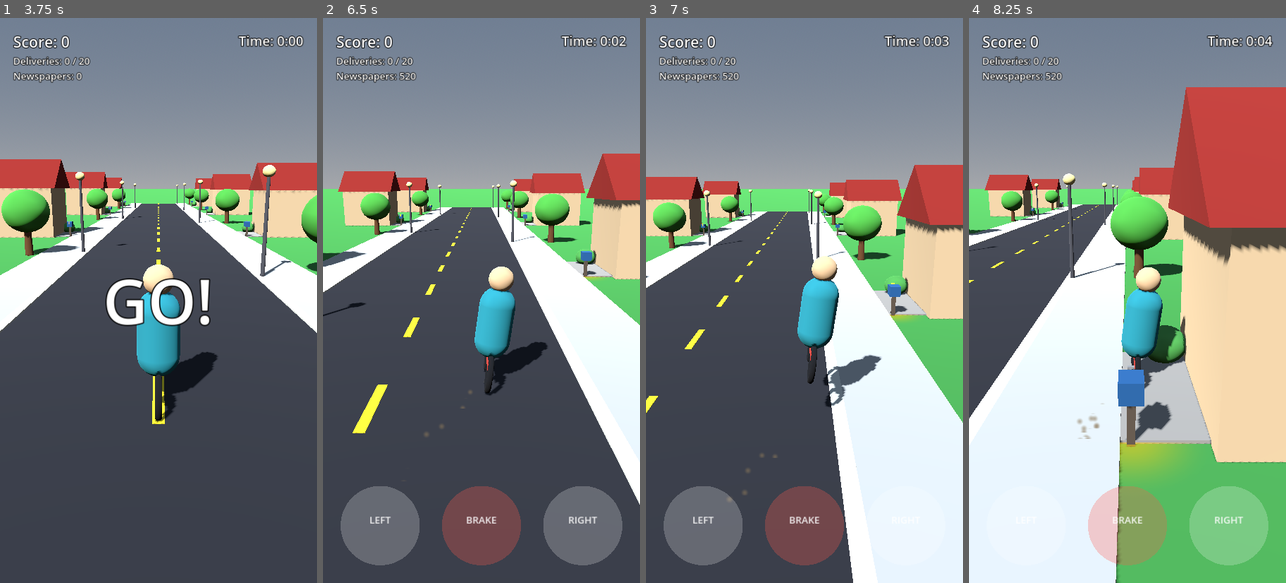
Above: before the commit, frames 1-4 (left to right).
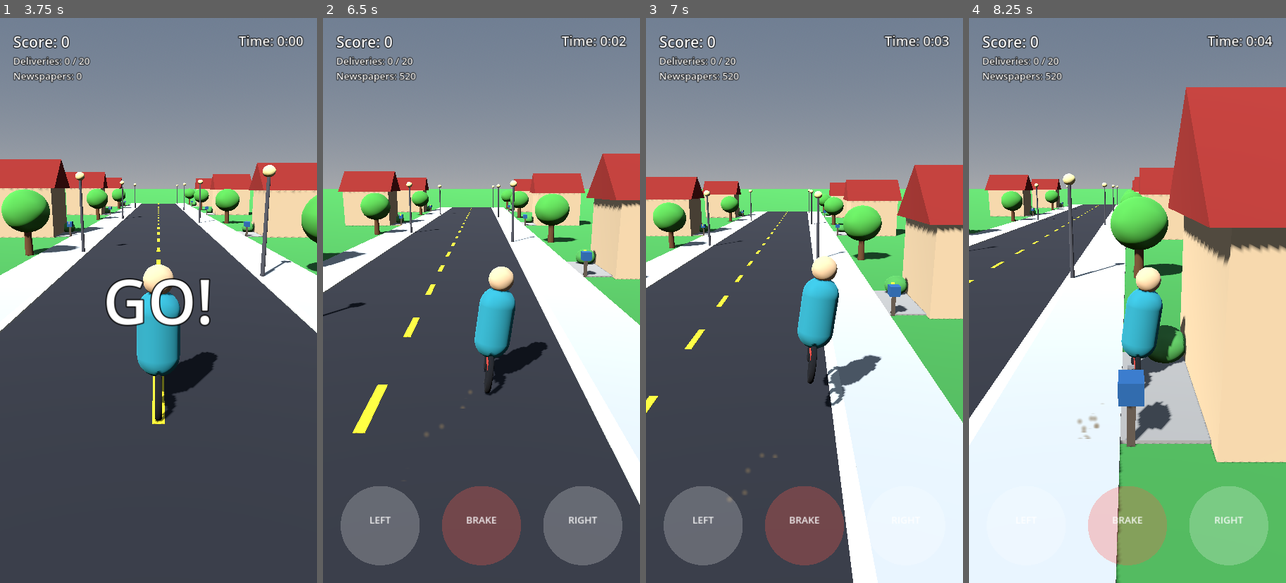
Above: after the commit, the same moments.

Repository: mujeebminhas88-lab/retro-route
Game: Godot game, scene res://scenes/world/Playground.tscn
The game is run twice, just before and just after one commit, with the same random seed, the same clock (stepped at 60 frames per second) and the same inputs.
Inputs (mouse positions are in pixels of both pictures, inside the frame that each line leads up to):
- Up to frame 1 (3.75 s): click "START ROUTE" at 0.5 s; tap Enter at 1.25 s; move the mouse to (142, 413) at 1.27 s; hold D (move_right) 1.28-2.78 s; click (142, 413) at 1.42 s; tap Space (jump) at 1.52, 2.27 s; move the mouse to (253, 385) at 2.02 s; move the mouse to (63, 215) at 2.77 s; hold A (move_left) from 2.78 s (still down); move the mouse to (174, 300) at 3.52 s; click (174, 300) at 3.67 s
- Up to frame 2 (6.5 s): tap Space (jump) at 3.77, 4.52, 5.27 s; move the mouse to (433, 159) at 4.27 s; release A (move_left) at 4.28 s; hold S (move_back) 4.28-5.03 s; move the mouse to (551, 272) at 5.02 s; hold D (move_right) from 5.03 s (still down); move the mouse to (418, 328) at 5.77 s; click (418, 328) at 5.92 s
- Up to frame 3 (7 s): keep holding D (move_right); move the mouse to (836, 176) at 6.52 s; tap Space (jump) at 6.77 s
- Up to frame 4 (8.25 s): keep holding D (move_right); move the mouse to (1111, 413) at 7.27 s; tap Space (jump) at 7.52 s; move the mouse to (1222, 385) at 8.02 s; click (1222, 385) at 8.17 s

Frame 1 is identical in both runs. In frame 2, less than 0.1% of the frame differs, in the area x 22-89%, y 34-47%; in frame 3, less than 0.1%; in frame 4, 1.1%, in the area x 47-69%, y 61-82%.

Commit message:
Milestone 10.1: Mobile Stability & Delivery Reliability
Stabilization pass responding to a real-device playtest report that
Milestone 10 ran glitchy, with mailboxes appearing too close together,
rapid swipes failing to register, and throws sometimes producing no
delivery. No new gameplay -- audits the actual implementation for root
causes and fixes them.

- road_streamer.gd: stop registering mailboxes on the blocks_behind
  visual-continuity blocks and the start-line block itself, which used
  to activate-then-instantly-skip within the first frames of every run
  (a visible flicker) and left the first real mailbox only ~1.6m ahead
  of spawn. Add mailbox_spacing_blocks (default 2) for gameplay-paced
  delivery opportunities instead of one on every block.
- route_manager.gd / thrower.gd: fix a race where a correctly-thrown
  newspaper still mid-flight could get its target skip-deactivated by
  mailbox_skip_margin before landing, silently downgrading a valid hit
  to a miss. notify_hit_committed()/_pending_hit_count pauses the skip
  check while a hit is still resolving.
- swipe_throw_gesture.gd: track every concurrent touch pointer (was a
  single int, silently dropping a second finger's whole gesture if it
  overlapped the first's release) plus a lightweight reject-flash so a
  gesture that misses the threshold doesn't read as nothing happening.
- hud.gd / route_manager.gd: delivery_missed had zero listeners
  anywhere in the codebase -- a miss was completely silent. HUD now
  flashes distinct hit/miss feedback.
- Mailbox.tscn: move DeliveryPoint inside the mailbox's collision box
  instead of just outside it, so a hit reads as landing in the box.

Performance was investigated rather than assumed: browser-side frame
timing was swamped by the sandbox's software-WebGL fallback, so
measurement moved in-engine (node count confirmed bounded, flattens
after initial stream fill) and finally to a native headless timing of
block instantiation itself (mean 0.70ms, p95 0.83ms) -- not a supported
root cause, so no block-pooling change was made.

16/16 new headless assertions plus real Web-export Playwright/CDP
testing (full keyboard route, hit/miss feedback confirmed live,
Play Again, overlapping two-finger touch swipes).

Per review instructions: stabilization only, not merged to main, not
deployed to production.

Diff:
--- a/game/scenes/world/Mailbox.tscn
+++ b/game/scenes/world/Mailbox.tscn
@@ -90,7 +90,7 @@
 mesh = SubResource("BoxMesh_x306m")
 
 [node name="DeliveryPoint" type="Marker3D" parent="."]
-transform = Transform3D(1, 0, 0, 0, 1, 0, 0, 0, 1, 0, 0.85, -0.22)
+transform = Transform3D(1, 0, 0, 0, 1, 0, 0, 0, 1, 0, 0.85, -0.09)
 
 [node name="TargetRing" type="MeshInstance3D" parent="."]
 transform = Transform3D(1, 0, 0, 0, -4.37114e-08, 1, 0, -1, -4.37114e-08, 0, 0.03, 0)
--- a/game/scripts/gameplay/road_streamer.gd
+++ b/game/scripts/gameplay/road_streamer.gd
@@ -11,20 +11,45 @@
 ## Each block is expected to expose unique-named `%LeftMailbox` and
 ## `%RightMailbox` nodes (both real Mailbox instances, kept for visual
 ## consistency even when not the one currently deliverable). This
-## streamer decides, per block, which single side actually gets
-## registered with RouteManager as a deliverable target this pass,
-## alternating so both sides get fair, roughly even use.
+## streamer decides which blocks actually get a mailbox registered with
+## RouteManager as a deliverable target, alternating sides so both get
+## fair, roughly even use.
 ##
 ## Blocks are indexed along the player's forward travel distance
 ## (always -Z; see player.gd) rather than raw world Z, so the math here
 ## doesn't need to know or care which way "forward" happens to be.
-
+##
+## Milestone 10.1: only every `mailbox_spacing_blocks`'th block ahead of
+## the start line gets a registered (deliverable) mailbox -- registering
+## one on *every* block gave no gap between delivery opportunities, and
+## worse, the `blocks_behind` blocks pre-spawned for visual continuity
+## behind the player's spawn point were being queued too, so the first
+## two "deliveries" of every run activated and were instantly
+## auto-skipped (RouteManager's mailbox_skip_margin) within the first
+## couple of frames -- a visible flag-color flicker for zero player
+## opportunity, immediately followed by a real first mailbox only ~1.6m
+## ahead of the spawn line (near-zero reaction time). Requiring
+## `index > 0` removes every behind-spawn and start-line block from
+## consideration entirely, and the spacing multiple pushes the first
+## real target out to a full reaction-time distance.
 @export var block_scene: PackedScene
 @export var block_length: float = 24.0
 @export var blocks_ahead: int = 4
 @export var blocks_behind: int = 2
 @export var route_manager_path: NodePath
 @export var player_path: NodePath
+
+## Gameplay-based pacing, not an arbitrary number: at the bike's cruise
+## speed (6.5 m/s, see player.gd's auto_cruise_speed) two blocks is
+## 48m / ~7.4s between delivery opportunities -- enough time to see the
+## mailbox appear, read which side it's on, drift the bike into
+## position, throw, and watch the result resolve (newspaper flight_duration
+## 0.5s + hit_z_tolerance's ~5m/0.8s window) before the next one is even
+## visible. Braking only ever slows the bike below cruise speed, so this
+## spacing is the worst case, never a tighter one. 1 = a mailbox on every
+## block (Milestone 10's original crowded pacing); raise for a more
+## relaxed route.
+@export var mailbox_spacing_blocks: int = 2
 
 @onready var _route_manager: RouteManager = get_node_or_null(route_manager_path)
 @onready var _player: Node3D = get_node_or_null(player_path)
@@ -97,10 +122,16 @@
 	block.position = Vector3(0.0, 0.0, -float(index) * block_length)
 	_active_blocks.append(block)
 
-	var mailbox: Node = block.get_node_or_null("%LeftMailbox" if _next_side_is_left else "%RightMailbox")
-	_next_side_is_left = not _next_side_is_left
-	if mailbox and _route_manager:
-		_route_manager.register_mailbox(mailbox)
+	# index > 0 excludes both the blocks_behind visual-continuity blocks
+	# (index < 0) and the start-line block itself (index 0, only ~1.6m
+	# ahead of spawn -- no meaningful reaction time) from ever becoming a
+	# delivery target; the spacing multiple then paces every target after
+	# that at a full reaction-time distance apart.
+	if index > 0 and index % mailbox_spacing_blocks == 0:
+		var mailbox: Node = block.get_node_or_null("%LeftMailbox" if _next_side_is_left else "%RightMailbox")
+		_next_side_is_left = not _next_side_is_left
+		if mailbox and _route_manager:
+			_route_manager.register_mailbox(mailbox)
 
 
 func _reset() -> void:
--- a/game/scripts/gameplay/route_manager.gd
+++ b/game/scripts/gameplay/route_manager.gd
@@ -56,6 +56,19 @@
 
 var _active_mailbox: Node3D = null
 var _pending_mailboxes: Array[Node3D] = []
+## Counts hit-labeled newspapers that are still mid-flight (Thrower
+## decides hit/miss the instant a throw is released, but the newspaper
+## takes flight_duration to actually land). Without this, a correctly
+## thrown newspaper could still lose its delivery: if the player kept
+## riding during that ~0.5s flight and crossed mailbox_skip_margin before
+## the newspaper landed, _check_skip_passed_mailbox() would already have
+## deactivated the target and moved on, so the eventual delivered signal
+## would arrive for a mailbox that's no longer _active_mailbox and get
+## treated as a stale miss -- a genuinely correct, well-timed throw
+## silently failing. Pausing the skip check while any hit is still
+## resolving closes that window; the stall risk is bounded by a single
+## newspaper's flight_duration, negligible next to mailbox_skip_margin.
+var _pending_hit_count: int = 0
 var _deliveries_completed: int = 0
 var _throws_made: int = 0
 var _hits_made: int = 0
@@ -118,6 +131,14 @@
 	return _active_mailbox if state == State.ACTIVE else null
 
 
+## Called by Thrower the instant it commits to a hit (before the
+## newspaper has actually landed) so the skip-margin safety net can't
+## pull the target out from under an already-correct throw. See
+## _pending_hit_count's doc comment.
+func notify_hit_committed() -> void:
+	_pending_hit_count += 1
+
+
 ## Called by RoadStreamer (or any future mailbox spawner) as each new
 ## mailbox is placed into the world. Queued in arrival order; if there's
 ## no currently active mailbox, this one (or the front of the queue)
@@ -150,6 +171,7 @@
 	_route_time = 0.0
 	_newspapers_remaining = delivery_target + bundle_padding
 	_active_mailbox = null
+	_pending_hit_count = 0
 
 	state_changed.emit(state)
 	score_changed.emit(score)
@@ -173,6 +195,8 @@
 func _check_skip_passed_mailbox() -> void:
 	if not _active_mailbox or not _player:
 		return
+	if _pending_hit_count > 0:
+		return
 	if _player.global_position.z < _active_mailbox.global_position.z - mailbox_skip_margin:
 		_active_mailbox.set_active(false)
 		_active_mailbox = null
@@ -180,6 +204,8 @@
 
 
 func _on_delivered(mailbox: Node3D) -> void:
+	_pending_hit_count = maxi(_pending_hit_count - 1, 0)
+
 	if mailbox != _active_mailbox:
 		# A second throw was already in flight toward this mailbox when
 		# the first one landed and delivered it (rapid-fire throwing at
--- a/game/scripts/gameplay/thrower.gd
+++ b/game/scripts/gameplay/thrower.gd
@@ -56,6 +56,7 @@
 		hit = same_side and within_range
 		if hit:
 			end = target_mailbox.get_delivery_point() if target_mailbox.has_method("get_delivery_point") else target_mailbox.global_position
+			_route_manager.notify_hit_committed()
 
 	var newspaper: Newspaper = NEWSPAPER_SCENE.instantiate()
 	_player.get_parent().add_child(newspaper)
--- a/game/scripts/ui/hud.gd
+++ b/game/scripts/ui/hud.gd
@@ -2,9 +2,14 @@
 extends CanvasLayer
 
 ## In-route HUD: score, deliveries completed, newspapers remaining, the
-## route timer, and a brief "Delivery Complete!" flash. Purely
-## reactive — it only listens to RouteManager's signals and never
-## drives gameplay itself.
+## route timer, and a brief hit/miss flash. Purely reactive — it only
+## listens to RouteManager's signals and never drives gameplay itself.
+##
+## Milestone 10.1: added the miss reaction. Previously RouteManager's
+## delivery_missed signal had no listeners anywhere -- a miss was
+## silent, so a player couldn't tell a genuine miss from an input that
+## just didn't register at all. Hit and miss now share one flash
+## routine with different text/color so both are always legible.
 
 @export var route_manager_path: NodePath
 
@@ -14,6 +19,12 @@
 @export var celebration_settle_duration: float = 0.1
 @export var celebration_hold_duration: float = 0.6
 @export var celebration_fade_duration: float = 0.4
+
+@export_group("Miss Feedback")
+@export var miss_text: String = "Missed!"
+@export var miss_color: Color = Color(0.85, 0.85, 0.9, 1.0)
+@export var hit_text: String = "Delivered!"
+@export var hit_color: Color = Color(1, 0.85, 0.2, 1)
 
 @onready var score_label: Label = $ScoreLabel
 @onready var deliveries_label: Label = $DeliveriesLabel
@@ -34,6 +45,7 @@
 		_route_manager.newspapers_changed.connect(_on_newspapers_changed)
 		_route_manager.time_changed.connect(_on_time_changed)
 		_route_manager.delivery_succeeded.connect(_on_delivery_succeeded)
+		_route_manager.delivery_missed.connect(_on_delivery_missed)
 		_on_score_changed(_route_manager.score)
 
 
@@ -55,9 +67,19 @@
 
 
 func _on_delivery_succeeded(_mailbox: Node3D) -> void:
+	_flash_feedback(hit_text, hit_color)
+
+
+func _on_delivery_missed() -> void:
+	_flash_feedback(miss_text, miss_color)
+
+
+func _flash_feedback(text: String, color: Color) -> void:
 	if _complete_tween and _complete_tween.is_valid():
 		_complete_tween.kill()
 
+	complete_label.text = text
+	complete_label.modulate = color
 	complete_label.scale = Vector2(0.7, 0.7)
 	complete_label.modulate.a = 1.0
 
--- a/game/scripts/ui/swipe_throw_gesture.gd
+++ b/game/scripts/ui/swipe_throw_gesture.gd
@@ -8,26 +8,33 @@
 ## skips _unhandled_input entirely for any event a button already
 ## claimed via set_input_as_handled() during the _input phase, which is
 ## exactly the property this relies on.
+##
+## Milestone 10.1: tracks every concurrent pointer (a Dictionary keyed by
+## touch index), not just one. The previous single-`int` tracker silently
+## dropped a second finger's whole gesture -- press *and* eventual
+## release -- if it began before the first finger's release had been
+## processed. On a phone doing fast alternating throws (or simply
+## holding a control with one hand while swiping with the other), two
+## touches overlapping in time is normal, not an edge case, so this was
+## a real "rapid swipes fail to register" bug, not just a theoretical one.
 
 @export var min_swipe_distance: float = 60.0
 @export var max_swipe_duration: float = 0.8
 
 const MOUSE_POINTER_INDEX := -2
 
-var _active_pointer_index: int = -1
-var _start_pos: Vector2 = Vector2.ZERO
-## Accumulated via _process(delta) while a pointer is held, rather than
-## differencing two Time.get_ticks_msec() timestamps -- the latter can
-## read as wildly inflated when the press/release pair arrives through
-## certain synthetic input pipelines (observed under CDP-driven browser
-## automation specifically), even though delta-based accumulation
-## elsewhere (Player's own movement) tracks real elapsed time correctly
-## in the exact same circumstances. Frame-accumulated duration ties this
-## measurement to the same clock the rest of gameplay already trusts.
-var _hold_duration: float = 0.0
+## index -> { start_pos: Vector2, hold_duration: float }
+var _tracked_pointers: Dictionary = {}
 var _throw_left_just_pressed: bool = false
 var _throw_right_just_pressed: bool = false
 var _enabled: bool = true
+
+## Briefly true right after a completed gesture is rejected (too slow,
+## too short, or too vertical) -- a self-contained visual pulse so a
+## deliberate swipe that just missed the threshold reads as "didn't
+## register, try again" rather than silently nothing happening at all.
+var _reject_flash: float = 0.0
+const REJECT_FLASH_DURATION := 0.18
 
 
 func _ready() -> void:
@@ -35,14 +42,17 @@
 
 
 func _process(delta: float) -> void:
-	if _active_pointer_index != -1:
-		_hold_duration += delta
+	for state in _tracked_pointers.values():
+		state.hold_duration += delta
+	if _reject_flash > 0.0:
+		_reject_flash = maxf(_reject_flash - delta, 0.0)
+		queue_redraw()
 
 
 func set_enabled(value: bool) -> void:
 	_enabled = value
 	if not value:
-		_active_pointer_index = -1
+		_tracked_pointers.clear()
 
 
 func _unhandled_input(event: InputEvent) -> void:
@@ -56,27 +66,36 @@
 
 func _handle_pointer(index: int, pos: Vector2, pressed: bool) -> void:
 	if pressed:
-		if _active_pointer_index == -1:
-			_active_pointer_index = index
-			_start_pos = pos
-			_hold_duration = 0.0
-	elif index == _active_pointer_index:
-		_active_pointer_index = -1
-		_evaluate_swipe(pos)
+		_tracked_pointers[index] = { "start_pos": pos, "hold_duration": 0.0 }
+	elif _tracked_pointers.has(index):
+		var state: Dictionary = _tracked_pointers[index]
+		_tracked_pointers.erase(index)
+		_evaluate_swipe(state.start_pos, state.hold_duration, pos)
 
 
-func _evaluate_swipe(end_pos: Vector2) -> void:
-	if _hold_duration > max_swipe_duration:
+func _evaluate_swipe(start_pos: Vector2, hold_duration: float, end_pos: Vector2) -> void:
+	if hold_duration > max_swipe_duration:
+		_reject()
 		return
-	var delta := end_pos - _start_pos
-	if absf(delta.x) < min_swipe_distance:
-		return
-	if absf(delta.x) < absf(delta.y):
+	var delta := end_pos - start_pos
+	if absf(delta.x) < min_swipe_distance or absf(delta.x) < absf(delta.y):
+		_reject()
 		return
 	if delta.x < 0.0:
 		_throw_left_just_pressed = true
 	else:
 		_throw_right_just_pressed = true
+
+
+func _reject() -> void:
+	_reject_flash = REJECT_FLASH_DURATION
+	queue_redraw()
+
+
+func _draw() -> void:
+	if _reject_flash > 0.0:
+		var alpha := 0.12 * (_reject_flash / REJECT_FLASH_DURATION)
+		draw_rect(Rect2(Vector2.ZERO, size), Color(1, 1, 1, alpha))
 
 
 func consume_throw_left_just_pressed() -> bool:
Not shown, changed: CHANGELOG.md
Not shown, changed: docs/DEVLOG.md
